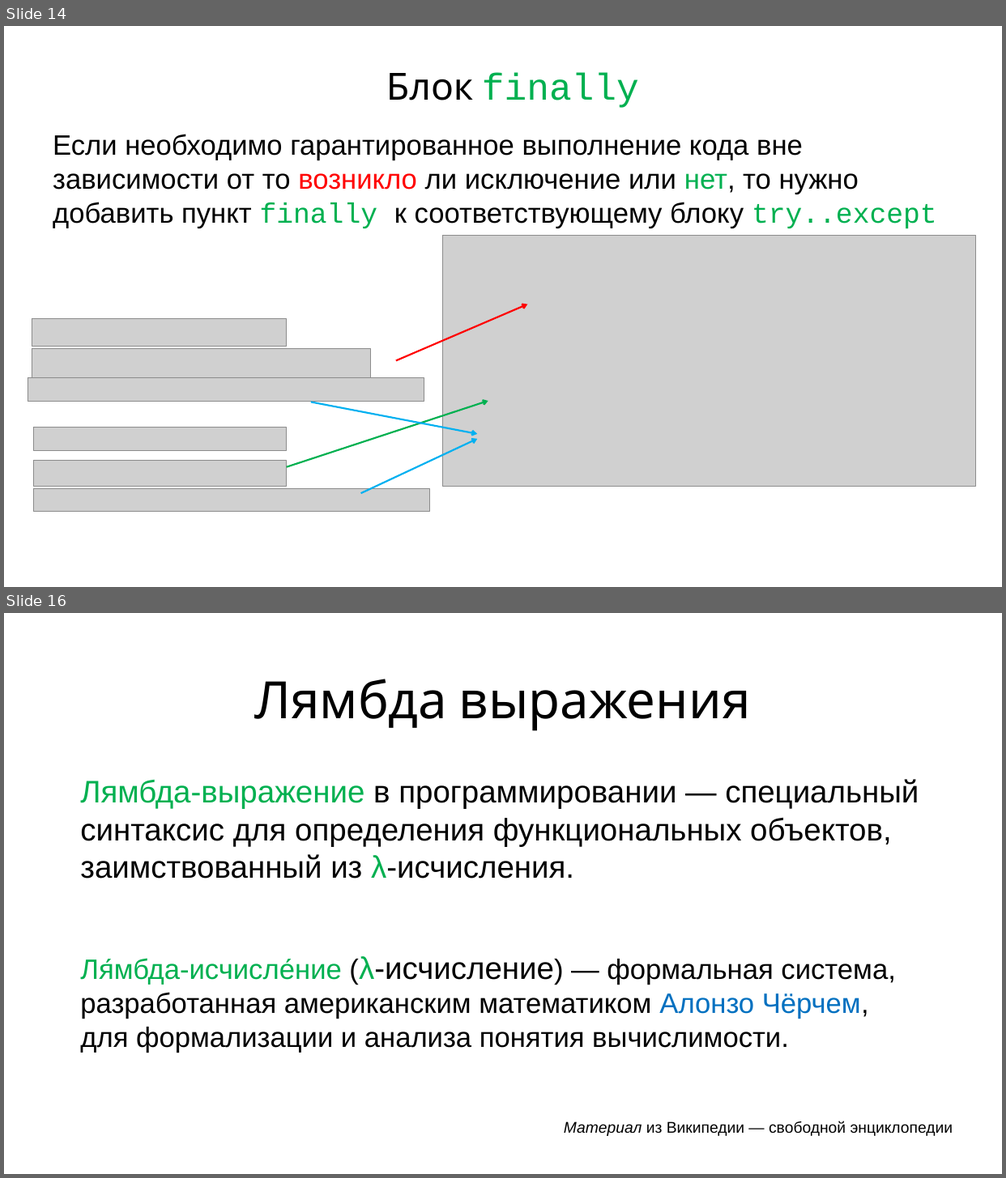
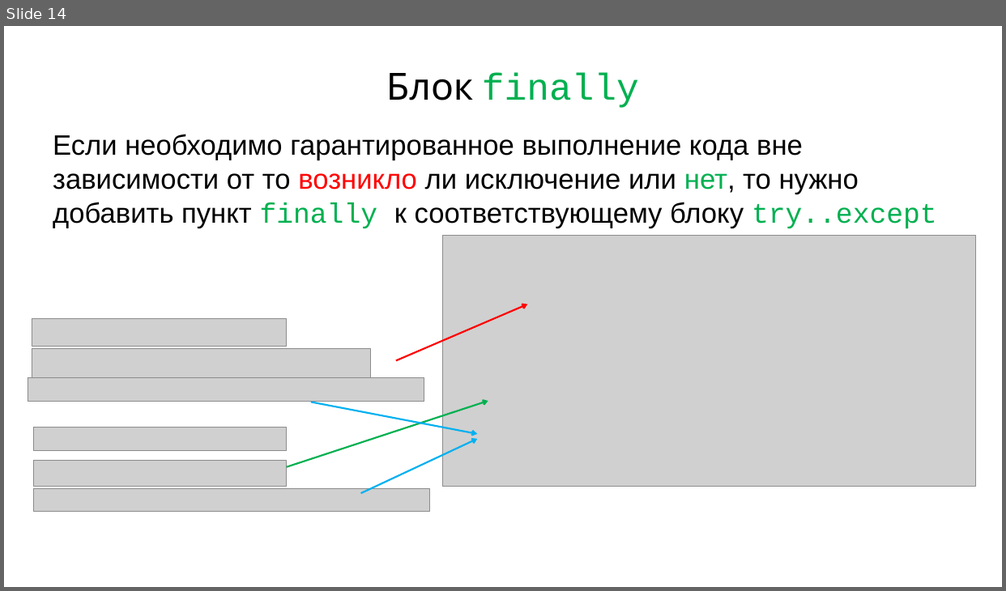
Before and after one commit to maxchv/LearnPython, a slide deck: week05/Exceptions.pptx. Shown one above the other, each under a label of ours: slides 14 and 16 before the commit, slide 14 after it; the slides between them are not shown. The pictures are 1006x1178 and 1006x591 pixels, drawn with LibreOffice and Linux fonts; fonts in the diff are those of the drawing; grey boxes stand for pictures. Boxes give left, top, right and bottom in pixels: in the first picture for what was removed or moved away, otherwise in the second. Text is boxed around its words. In the diff, an @@ line names an element or a change of style, - is before the commit and + after.

```diff
--- a/week05/Exceptions.pptx
+++ b/week05/Exceptions.pptx
@@ slide 16 removed at [4,613,1002,1174], background #FFFFFF @@
@@ title removed at [254,679,751,731] @@
-Лямбда выражения
@@ text removed at [80,779,918,879] @@
-Лямбда-выражение в программировании — специальный синтаксис для определения функциональных объектов, заимствованный из λ-исчисления.
@@ text removed at [317,824,396,833] @@
-hello():
@@ text removed at [80,956,895,1053] @@
-Ля́мбда-исчисле́ние (λ-исчисление) — формальная система, разработанная американским математиком Алонзо Чёрчем, для формализации и анализа понятия вычислимости.
@@ text removed at [564,1121,953,1136] @@
-Материал из Википедии — свободной энциклопедии
```
Also in this commit, not shown: 4 slides changed, 1 slide added, 6 other slides removed, 3 other files.
